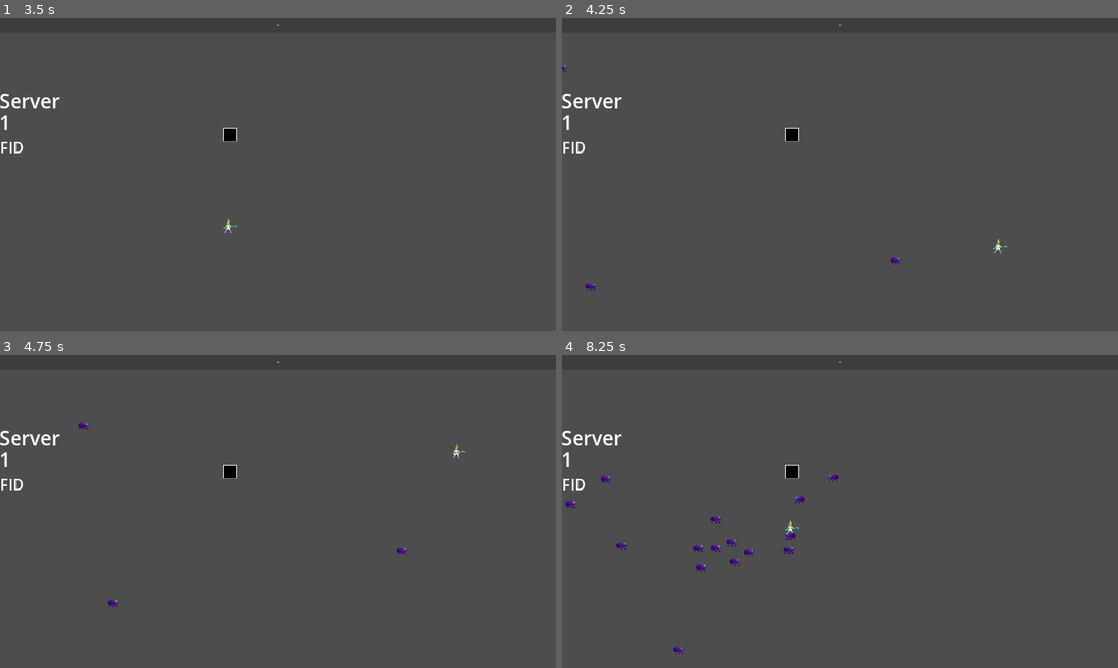
Above: before the commit, frames 1-4 (two rows, left to right).
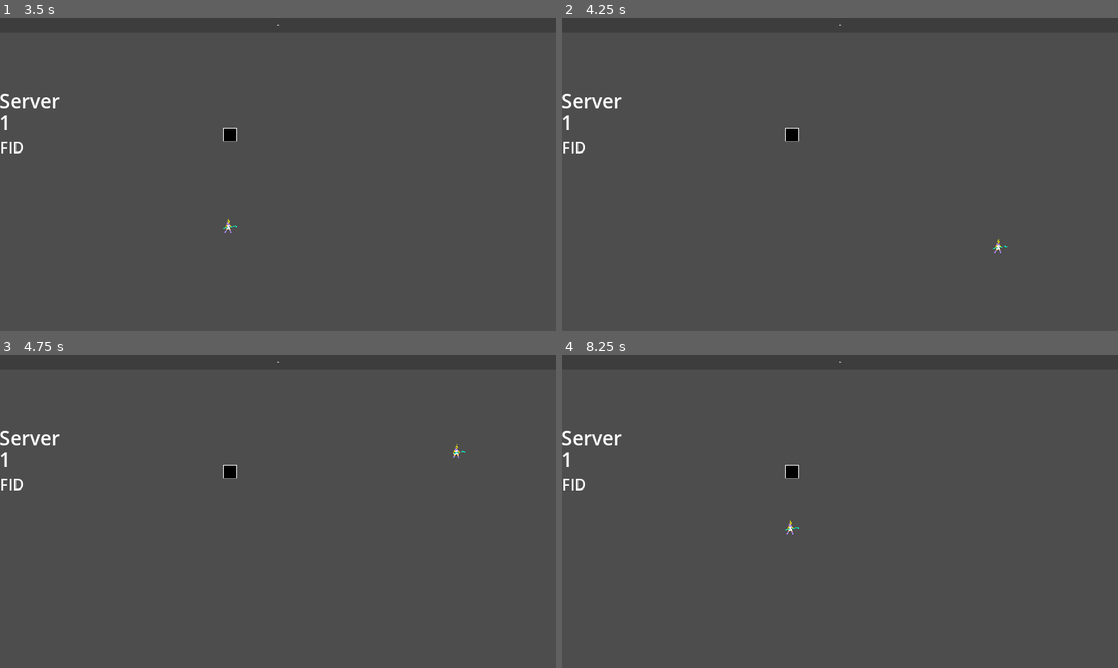
Above: after the commit, the same moments.

Repository: lokasc/rsPrototype
Game: Godot game, scene res://ver_1/game/main/game_manager.tscn
Two runs of this game, one before a commit and one after it. Both use one fixed random seed, a clock stepped at 60 frames per second and the inputs below.
Inputs (mouse positions are in pixels of both pictures, inside the frame that each line leads up to):
- Up to frame 1 (3.5 s): click (322, 27) at 0.52 s; type "12" at 0.6 s; click "Host" at 1.25 s; tap Enter at 2 s; move the mouse to (400, 158) at 2.02 s; hold D (right) 2.03-2.78 s; click (400, 158) at 2.1 s; tap Space at 2.75 s; move the mouse to (166, 190) at 2.77 s; hold S (down) from 2.78 s (still down); click (166, 190) at 2.85 s
- Up to frame 2 (4.25 s): move the mouse to (895, 105) at 3.52 s; release S (down) at 3.53 s; hold D (right) from 3.53 s (still down); click (895, 105) at 3.6 s
- Up to frame 3 (4.75 s): move the mouse to (250, 574) at 4.27 s; release D (right) at 4.28 s; hold W (up) from 4.28 s (still down); click (250, 574) at 4.35 s
- Up to frame 4 (8.25 s): move the mouse to (1006, 558) at 5.02 s; release W (up) at 5.03 s; hold A (left) 5.03-6.53 s; click (1006, 558) at 5.1 s; move the mouse to (673, 464) at 5.77 s; click (673, 464) at 5.85 s; move the mouse to (867, 511) at 6.52 s; hold S (down) 6.53-7.28 s; click (867, 511) at 6.6 s; move the mouse to (756, 433) at 7.27 s; hold D (right) 7.28-8.03 s; click (756, 433) at 7.35 s; move the mouse to (962, 495) at 8.02 s; hold W (up) from 8.03 s (still down); click (962, 495) at 8.1 s

Frame 1 is identical in both runs. In frame 2, less than 0.1% of the frame differs, in the area x 0-61%, y 14-88%; in frame 3, 0.1%; in frame 4, 0.5%, in the area x 0-50%, y 38-96%.

Commit message:
Added level up sequence with server-sided sync

Diff:
--- a/ver_1/actions/base_action.gd
+++ b/ver_1/actions/base_action.gd
@@ -3,7 +3,7 @@
 
 var hero : BaseHero
 
-@export var action_name : String #ACTION NAME
+@export var action_name : String = "" #ACTION NAME
 @export var desc : String
 @export var level : int
 var a_stats : Stats
--- a/ver_1/character/hero/Trebbie/trebbie_attack.tscn
+++ b/ver_1/character/hero/Trebbie/trebbie_attack.tscn
@@ -7,6 +7,7 @@
 [node name="TrebbieAttack" type="Node2D"]
 script = ExtResource("1_dmnqs")
 distance_to_center = 150.0
+action_name = "TrebbieAttack"
 desc = "Trebbie thrusts her spear forward, dealing damage to enemies in a thin long direction"
 
 [node name="AttackHitBox" type="Area2D" parent="."]
--- a/ver_1/character/hero/base_hero.gd
+++ b/ver_1/character/hero/base_hero.gd
@@ -10,12 +10,10 @@
 signal on_attack_hit
 signal on_hit #enemy hit u
 
-
 const DECELERATION = 80
 
 @onready var input : PlayerInput = $MultiplayerSynchronizer
-
-var xp : float # not sure how we calculate xp.... is the xp_to_lvl_up exponential or fixed?
+var id
 
 # STATEMACHINE
 var states : Dictionary = {}
@@ -41,6 +39,7 @@
 	pass
 
 func _enter_tree():
+	id = name.to_int()
 	set_multiplayer_authority(name.to_int())
 	$MultiplayerSynchronizer.set_multiplayer_authority(name.to_int())
 
--- a/ver_1/game/UI/UI.tscn
+++ b/ver_1/game/UI/UI.tscn
@@ -12,6 +12,36 @@
 script = ExtResource("1_xdhrj")
 
 [node name="LevelBar" type="ProgressBar" parent="."]
+layout_mode = 0
 offset_right = 6400.0
 offset_bottom = 165.0
 scale = Vector2(0.2, 0.2)
+
+[node name="SelctionContainer" type="Control" parent="."]
+anchors_preset = 0
+offset_right = 40.0
+offset_bottom = 40.0
+
+[node name="Waiting" type="Label" parent="SelctionContainer"]
+visible = false
+layout_mode = 2
+offset_left = 424.0
+offset_top = 322.0
+offset_right = 868.0
+offset_bottom = 391.0
+theme_override_font_sizes/font_size = 50
+text = "Waiting for players"
+
+[node name="HBox" type="HBoxContainer" parent="SelctionContainer"]
+layout_mode = 0
+offset_left = 258.0
+offset_top = 139.0
+offset_right = 1022.0
+offset_bottom = 591.0
+alignment = 1
+
+[node name="ColorRect" type="ColorRect" parent="SelctionContainer"]
+visible = false
+layout_mode = 0
+offset_right = 40.0
+offset_bottom = 40.0
--- /dev/null
+++ b/ver_1/game/UI/selection_card.gd
@@ -0,0 +1,17 @@
+class_name SelectionCard
+extends Button
+
+
+signal client_card_selected(selected_card)
+
+@onready var name_label = $VBoxContainer/Name as RichTextLabel
+@onready var icon_texture = $VBoxContainer/TextureRect as TextureRect
+@onready var status = $VBoxContainer/Status as RichTextLabel
+@onready var desc = $VBoxContainer/Description as RichTextLabel
+
+func _ready() -> void:
+	self.client_card_selected.connect(GameManager.Instance.tell_server_client_is_ready)
+
+func _on_button_down() -> void:
+	GameManager.Instance.action_selected = true
+	client_card_selected.emit(self)
--- /dev/null
+++ b/ver_1/game/UI/selection_card.tscn
@@ -0,0 +1,57 @@
+[gd_scene load_steps=3 format=3 uid="uid://clui1qoi1ohe7"]
+
+[ext_resource type="Script" path="res://ver_1/game/UI/selection_card.gd" id="1_hjopn"]
+[ext_resource type="Texture2D" uid="uid://sxavbsunw0tr" path="res://assets/UI/upgrade.png" id="1_y7nmh"]
+
+[node name="SelectionCard" type="Button"]
+process_mode = 3
+custom_minimum_size = Vector2(252, 452)
+offset_right = 252.0
+offset_bottom = 452.0
+script = ExtResource("1_hjopn")
+
+[node name="ColorRect" type="ColorRect" parent="."]
+layout_mode = 0
+offset_right = 254.0
+offset_bottom = 452.0
+color = Color(0.169245, 0.169245, 0.169245, 1)
+
+[node name="VBoxContainer" type="VBoxContainer" parent="."]
+layout_mode = 0
+offset_right = 254.0
+offset_bottom = 452.0
+alignment = 1
+
+[node name="Name" type="RichTextLabel" parent="VBoxContainer"]
+layout_mode = 2
+theme_override_font_sizes/normal_font_size = 32
+bbcode_enabled = true
+text = "[center]Name[/center]
+"
+fit_content = true
+
+[node name="TextureRect" type="TextureRect" parent="VBoxContainer"]
+custom_minimum_size = Vector2(200, 0)
+layout_mode = 2
+size_flags_horizontal = 4
+texture = ExtResource("1_y7nmh")
+expand_mode = 5
+
+[node name="Status" type="RichTextLabel" parent="VBoxContainer"]
+layout_mode = 2
+theme_override_font_sizes/normal_font_size = 32
+bbcode_enabled = true
+text = "[center]Status[/center]
+"
+fit_content = true
+
+[node name="Description" type="RichTextLabel" parent="VBoxContainer"]
+layout_mode = 2
+theme_override_font_sizes/normal_font_size = 20
+text = "Description blah blah blah
+
+
+"
+fit_content = true
+
+[connection signal="button_down" from="." to="." method="_on_button_down"]
--- a/ver_1/game/UI/ui_manager.gd
+++ b/ver_1/game/UI/ui_manager.gd
@@ -1,9 +1,16 @@
 class_name UIManager
 extends Control
 
+@onready var card_scn = load("res://ver_1/game/UI/selection_card.tscn")
+@onready var selection_container = $SelctionContainer
+@onready var card_path = $SelctionContainer/HBox
+
+var action_selected : bool
+
 func _enter_tree() -> void:
 	GameManager.Instance.ui = self
-
+	GameManager.Instance.start_lvl_up_sequence.connect(build_selection_container)
+	GameManager.Instance.end_lvl_up_sequence.connect(on_ready_to_continue)
 func update_xp(xp : int):
 	$LevelBar.value = xp
 	pass
@@ -13,3 +20,30 @@
 
 func show_ui():
 	visible = true
+
+func build_selection_container(info_array : Array):
+	action_selected = false
+	for n in card_path.get_children():
+		card_path.remove_child(n)
+		n.queue_free()
+
+	selection_container.visible = true
+	print(info_array.size())
+
+	for action in info_array:
+		var copy = card_scn.instantiate() as SelectionCard
+		copy.client_card_selected.connect(on_client_selection)
+
+		# TODO: Logic for filling in card details.
+
+		card_path.add_child(copy,true)
+
+# change ui when you've selected something
+func on_client_selection(card_info):
+	# disable all children
+	for x in card_path.get_children():
+		x.visible = false
+	$SelctionContainer/Waiting.visible = true
+
+func on_ready_to_continue():
+	selection_container.visible = false
--- a/ver_1/game/net_manager.gd
+++ b/ver_1/game/net_manager.gd
@@ -16,6 +16,7 @@
 @export var player_scene : PackedScene
 @onready var player_container : Node = $Players
 
+
 func _enter_tree() -> void:
 	GameManager.Instance.net = self
 	pass
@@ -29,7 +30,7 @@
 # Called every frame. 'delta' is the elapsed time since the previous frame.
 func _process(delta):
 	if !multiplayer.is_server(): return
-	if !GameManager.Instance.is_game_started() && get_player_count() >= 1:
+	if !GameManager.Instance.is_game_started() && get_player_count() >= 2:
 		GameManager.Instance.start_game()
 
 func get_player_count():
@@ -96,6 +97,8 @@
 	# todo: move this to the game manager instead of in the net.
 	GameManager.Instance.add_player_to_list(new_player)
 
+
+
 func hide_ui():
 	$NetUI.visible = false
 func show_ui():
--- a/ver_1/game_manager.gd
+++ b/ver_1/game_manager.gd
@@ -11,25 +11,41 @@
 static var Instance : GameManager
 
 #perhaps add signals for on_start_game, on_end_game, on_blah_blah_blah
+signal start_lvl_up_sequence(item : Array)
+signal end_lvl_up_sequence()
 
 var is_started : bool = false
-var is_paused : bool = false
+var is_paused : bool = false:
+	set(value):
+		is_paused = value
+		get_tree().paused = value
+
 var time : float
 
 var players : Array[BaseHero] = []
+
+# For selecting cards.
+var players_ready : int
+var action_selected : bool
 
 var net : NetManager
 var spawner : EnemySpawner
 var ui : UIManager
 var bc # beat controller
 
+# XP
 var current_xp : int
+var max_xp : int # TODO: Change this for a func in futrue
+
+# LVL
+const max_lvl : int = 16
+var current_lvl : int
 
 func _init() -> void:
 	Instance = self
 	time = 0
 	current_xp = 0
-
+	max_xp = 10
 
 func _process(delta: float) -> void:
 	timer_logic(delta)
@@ -51,16 +67,61 @@
 	return
 
 func add_xp(_xp : int):
-	# add client-prediction for future.
+	# TODO: add client-prediction for future.
 
 	# Sanity check
 	if !multiplayer.is_server(): return
 	current_xp += _xp
 	sync_xp_bar.rpc(current_xp)
 
-func change_ui():
-	ui.show_ui()
-	net.hide_ui()
+	if current_xp >= max_xp:
+		current_xp = current_xp - max_xp
+		start_level_up_sequence()
+
+func start_level_up_sequence():
+	players_ready = 0
+	for player in players:
+		var items = choose_items(player)
+		client_level_up.rpc_id(player.id, items)
+
+# Algorithm for choosing actions for level up.
+func choose_items(hero : BaseHero) -> Array[BaseAction]:
+
+	# Lets just return 3 Trebbie Attacks
+	var attack = TrebbieAttack.new()
+
+	return [attack, attack, attack]
+
+func tell_server_client_is_ready(card : SelectionCard):
+	client_selection_ready.rpc_id(1, card)
+	pass
+
+### RPC Calls
+@rpc("call_local", "reliable")
+func client_level_up(items : Array):
+	is_paused = true
+	start_lvl_up_sequence.emit(items)
+
+@rpc("call_local", "unreliable_ordered")
+func sync_xp_bar(xp):
+	ui.update_xp(xp)
+
+# run on the server only.
+@rpc("call_local", "any_peer")
+func client_selection_ready(card):
+	players_ready += 1
+	parse_action_card(multiplayer.get_remote_sender_id(), card)
+
+	if players_ready == players.size():
+		tell_client_end_card_sequence.rpc()
+
+@rpc("call_local",  "unreliable_ordered")
+func tell_client_end_card_sequence():
+	is_paused = false
+	end_lvl_up_sequence.emit()
+
+func parse_action_card(id,card):
+	pass
 
 ### Helper functions
 func is_game_started() -> bool:
@@ -69,6 +130,6 @@
 func is_game_stopped() -> bool:
 	return !is_started || is_paused
 
-@rpc("call_local", "unreliable_ordered")
-func sync_xp_bar(xp):
-	ui.update_xp(xp)
+func change_ui():
+	ui.show_ui()
+	net.hide_ui()
Binary file added: assets/UI/upgrade.png
Not shown, added: assets/UI/upgrade.png.import
